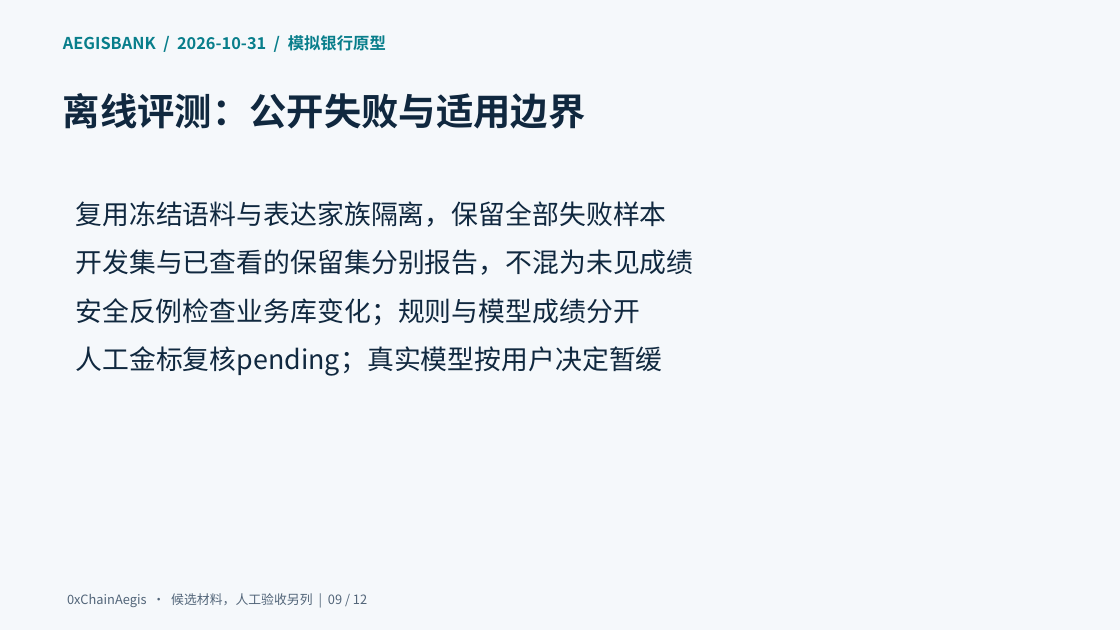
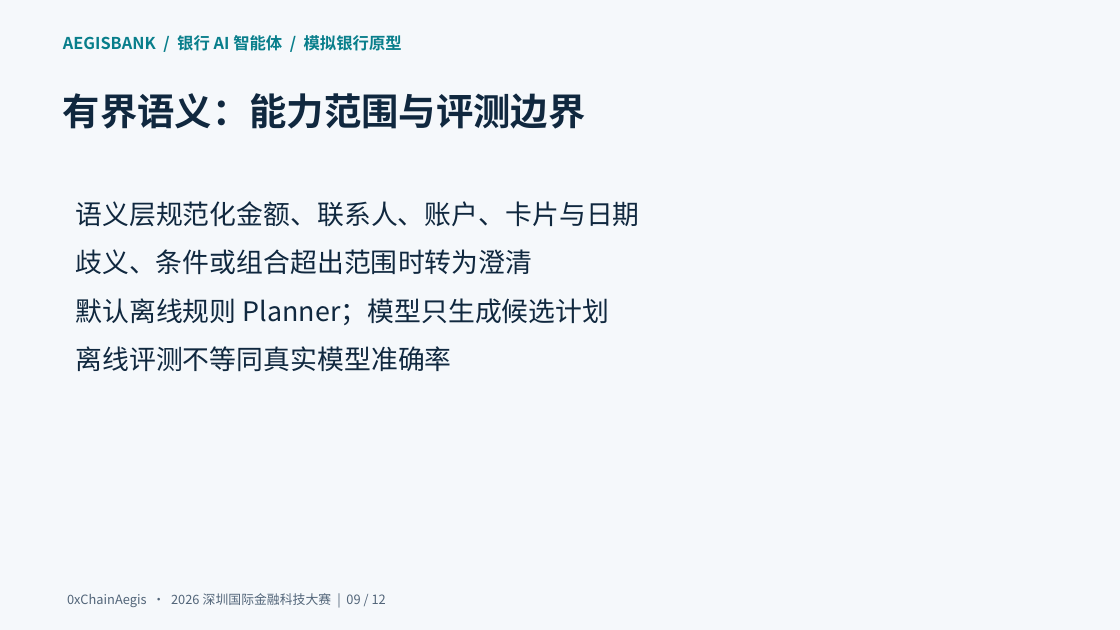
Before and after one commit to 0xChainAegis/aegisbank, a slide deck: slide 9 of deliverables/current/03-AegisBank-答辩材料.pptx. Drawn at 1120x630 pixels with LibreOffice and Linux fonts; fonts in the diff are those of the drawing. Boxes give left, top, right and bottom in pixels: in the first picture for what was removed or moved away, otherwise in the second. Text is boxed around its words. In the diff, an @@ line names an element or a change of style, - is before the commit and + after.

Commit message:
docs: 复测并更新参赛材料，与当前产品保持一致
docs: 复测并更新参赛材料，与当前产品保持一致

Status: verified

Gate: pass (10/31/2026 23:44:46) runner=wsl
Stages: encoding=pass lint=pass build=pass test=pass security=pass
Tree: 7a26f254de5cc83374f5373282159c6c39331140
Triage: t-20261031-2325-d947f1
Skills: office
Team: solo (be-root)
Role: committer(commit)
Verifier: self
Agent: unknown
Changed: 24 files

```diff
--- a/deliverables/current/03-AegisBank-答辩材料.pptx
+++ b/deliverables/current/03-AegisBank-答辩材料.pptx
@@ text at (x1=63, y1=35, x2=402, y2=51): text changed @@
-AEGISBANK / 2026-10-31 / 模拟银行原型
+AEGISBANK / 银行 AI 智能体 / 模拟银行原型
@@ text at (x1=63, y1=93, x2=586, y2=129): text changed @@
-离线评测：公开失败与适用边界
+有界语义：能力范围与评测边界
@@ text at (x1=75, y1=201, x2=639, y2=372): text changed @@
-复用冻结语料与表达家族隔离，保留全部失败样本
-开发集与已查看的保留集分别报告，不混为未见成绩
-安全反例检查业务库变化；规则与模型成绩分开
-人工金标复核pending；真实模型按用户决定暂缓
+语义层规范化金额、联系人、账户、卡片与日期
+歧义、条件或组合超出范围时转为澄清
+默认离线规则 Planner；模型只生成候选计划
+离线评测不等同真实模型准确率
@@ text at (x1=67, y1=593, x2=386, y2=607): text changed @@
-0xChainAegis · 候选材料，人工验收另列 | 09 / 12
+0xChainAegis · 2026 深圳国际金融科技大赛 | 09 / 12
```
Also in this commit, not shown: 11 other slides changed, 23 other files.
